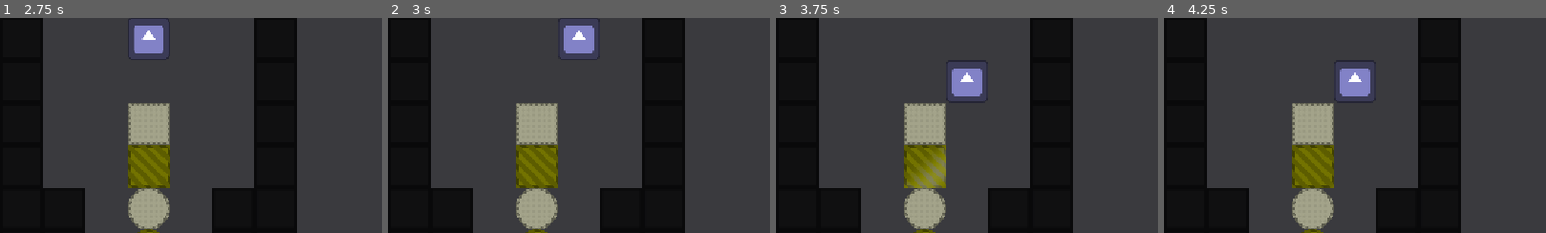
Above: before the commit, frames 1-4 (left to right).
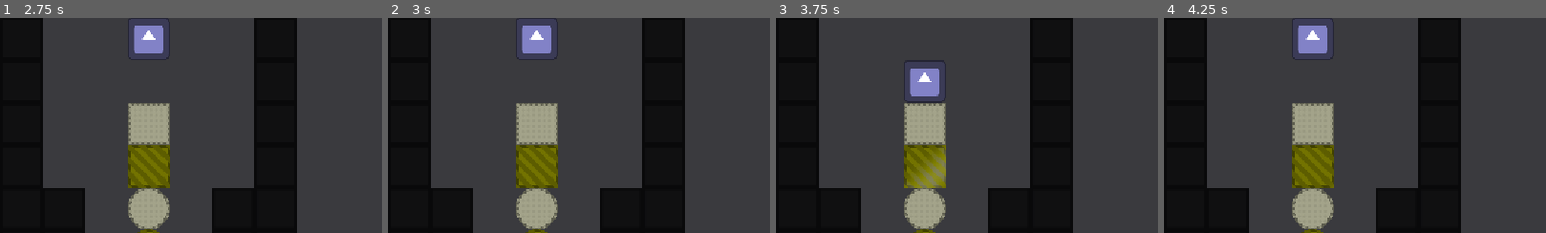
Above: after the commit, the same moments.

Repository: NoveritaDev/Colourbind
Game: Godot game, scene res://scenes/ui/level_select.tscn
The game is run twice, just before and just after one commit, with the same random seed, the same clock (stepped at 60 frames per second) and the same inputs. The engine's default icon, where the game draws it, is replaced by a stand-in: a white triangle on a blue panel in a dark square.
Inputs (mouse positions are % of the whole screen's width and height, from its top left):
- Up to frame 1 (2.75 s): click "level_1.tscn" at 0.5 s; click (97, 5) at 1.25 s; click (44, 50) at 2 s
- Up to frame 2 (3 s): tap Enter at 2.75 s; hold D (move_right) from 2.78 s (still down); tap Z (undo, bound only after the commit) at 2.85 s
- Up to frame 3 (3.75 s): tap Space at 3.5 s; release D (move_right) at 3.53 s; hold S (move_down) from 3.53 s (still down); tap Tab (cycle_glint_target) at 3.6 s
- Up to frame 4 (4.25 s): keep holding S (move_down); tap Z (undo, bound only after the commit) at 3.8 s
The pictures show only the part of the screen within x 0-50%, y 10-60%; the shares and areas given below are measured in that part.

Frame 1 is identical in both runs. In frame 2, 2.0% of the frame differs, in the area x 35-54%, y 3-17%; in frame 3, 2.0%, in the area x 35-54%, y 23-37%; in frame 4, 2.0%.

Commit message:
Undo System
Created a system for undoing turns

Diff:
--- /dev/null
+++ b/assets/simulated_cvd_shaders/lms_tint.gdshader
@@ -0,0 +1,98 @@
+shader_type canvas_item;
+
+uniform sampler2D albedo_tex : source_color;
+uniform sampler2D pattern_tex_1 : source_color, hint_default_transparent, repeat_enable;
+uniform sampler2D pattern_tex_2 : source_color, hint_default_transparent, repeat_enable;
+
+instance uniform int pattern_index = 0;
+instance uniform vec3 tint = vec3(1.0, 1.0, 1.0);
+
+// https://mk.bcgsc.ca/colorblind/math.mhtml
+
+vec3 srgb_to_linear(vec3 c) {
+    return mix(
+        c / 12.92,
+        pow((c + 0.055) / 1.055, vec3(2.4)),
+        step(vec3(0.04045), c)
+    );
+}
+
+vec3 linear_to_xyz(vec3 c) {
+	mat3 to_xyz = transpose(mat3(
+        vec3(0.4124565, 0.3575761, 0.1804375),
+        vec3(0.2126729, 0.7151522, 0.0721750),
+        vec3(0.0193339, 0.1191920, 0.9503041)
+    ));
+	return to_xyz * c;
+}
+
+vec3 xyz_to_lms(vec3 c) {
+	mat3 to_lms = transpose(mat3(
+        vec3(0.4002, 0.7076, -0.0808),
+        vec3(-0.2263, 1.1653, 0.0457),
+        vec3(0, 0, 1)
+    ));
+
+	return to_lms * c;
+}
+
+vec3 lms_to_xyz(vec3 c) {
+	mat3 to_xyz = transpose(mat3(
+		vec3(1.8600666, -1.1294801, 0.2198983),
+		vec3(0.3612229, 0.6388043, 0),
+		vec3(0, 0, 1.089087)
+	));
+	return to_xyz * c;
+}
+
+vec3 xyz_to_linear(vec3 c) {
+	mat3 to_linear = transpose(mat3(
+		vec3(3.24045484, -1.5371389, -0.49853155),
+		vec3(-0.96926639, 1.8760109, 0.04155608),
+		vec3(0.05564342, -0.2040259, 1.05722516)
+	));
+	return to_linear * c;
+}
+
+// Convert Linear RGB to sRGB
+vec3 linear_to_srgb(vec3 c) {
+    return mix(
+        c * 12.92,
+        1.055 * pow(c, vec3(1.0 / 2.4)) - 0.055,
+        step(vec3(0.0031308), c)
+    );
+}
+
+void fragment() {
+	// Called for every pixel the material is visible on.
+	vec4 tex_colour = texture(albedo_tex, UV);
+
+	vec4 pattern_colour;
+	if (pattern_index == 1) {
+		pattern_colour = texture(pattern_tex_1, UV * .75);
+	}
+	else if (pattern_index == 2) {
+		pattern_colour = texture(pattern_tex_2, UV);
+	}
+	else {
+		pattern_colour = vec4(0);
+	}
+
+	vec3 pattern_colour_adj = .5 * (vec3(1) - pattern_colour.rgb);
+
+	//vec3 srgb_colour = tex_colour.rgb;
+	vec3 srgb_colour = mix(tex_colour.rgb, pattern_colour_adj, pattern_colour.a);
+
+	vec3 linear_rgb_colour = srgb_to_linear(srgb_colour);
+	vec3 xyz_colour = linear_to_xyz(linear_rgb_colour);
+	vec3 lms_colour = xyz_to_lms(xyz_colour);
+
+	lms_colour = lms_colour * tint;
+
+	xyz_colour = lms_to_xyz(lms_colour);
+	linear_rgb_colour = xyz_to_linear(xyz_colour);
+	srgb_colour = linear_to_srgb(linear_rgb_colour);
+
+	vec3 clamped_colour = clamp(srgb_colour, 0.0, 1.0);
+    COLOR = vec4(clamped_colour, tex_colour.a);
+}
--- a/project.godot
+++ b/project.godot
@@ -55,6 +55,11 @@
 "events": [Object(InputEventKey,"resource_local_to_scene":false,"resource_name":"","device":16,"window_id":0,"alt_press …(195 unchanged characters)…
 ]
 }
+undo={
+"deadzone": 0.2,
+"events": [Object(InputEventKey,"resource_local_to_scene":false,"resource_name":"","device":-1,"window_id":0,"alt_pressed":false,"shift_pressed":false,"ctrl_pressed":false,"meta_pressed":false,"pressed":false,"keycode":0,"physical_keycode":90,"key_label":0,"unicode":122,"location":0,"echo":false,"script":null)
+]
+}
 
 [physics]
 
--- a/scenes/game_objects/grid.gd
+++ b/scenes/game_objects/grid.gd
@@ -20,6 +20,7 @@
 
 var grid : Array[Cell]
 var buttons : Array[PushButton]
+var moveManager : MoveManager
 
 # Converts positions to 1D Array format
 func index(pos: Vector2i) -> int:
@@ -69,6 +70,18 @@
 	place_at(obj, new_pos)
 	obj.position = grid_to_world(new_pos)
 
+# Transport an object from one grid cell to another
+func move_by(obj: GameObject, dir: Vector2i) -> void:
+	var obj_pos := world_to_grid(obj.position)
+	var new_pos := obj_pos + dir
+	if new_pos.x < 0 || new_pos.x >= grid_width || new_pos.y < 0 || new_pos.y >= grid_height:
+		print("Attempting to move object outside of bounds, returning")
+		return
+
+	remove_at(obj, obj_pos)
+	place_at(obj, new_pos)
+	obj.position = grid_to_world(new_pos)
+
 # Recursive function to handle pushing "trains" of blocks
 # max_iters functions as the maximum boxes that can be pushed at once (-1 for infinite)
 func push(pos: Vector2i, dir: Vector2i, max_recurs: int) -> bool:
@@ -95,6 +108,7 @@
 
 	for obj in get_at(pos).objs:
 		if obj is Pushable:
+			moveManager.add_move(obj, dir)
 			move(obj, pos + dir)
 
 	# Only emit the signal to check at the end of the recursion
--- a/scenes/levels/level_1.tscn
+++ b/scenes/levels/level_1.tscn
@@ -10,6 +10,7 @@
 [ext_resource type="PackedScene" uid="uid://csfgkbaoyiysn" path="res://scenes/game_objects/SceneMaterialManager.tscn" id="7_s8va5"]
 [ext_resource type="Material" uid="uid://dw7qsca1f8d0m" path="res://assets/materials/colour_1.tres" id="8_dga24"]
 [ext_resource type="Material" uid="uid://bo5y7lsmqogf" path="res://assets/materials/colour_2.tres" id="9_qxy0u"]
+[ext_resource type="PackedScene" uid="uid://deoliglyr7slk" path="res://scenes/move_manager.tscn" id="11_excbq"]
 
 [node name="Level01" type="Node2D" unique_id=615450944]
 
@@ -53,3 +54,5 @@
 [node name="SceneMaterialManager" parent="." unique_id=964364232 instance=ExtResource("7_s8va5")]
 colour_1 = ExtResource("8_dga24")
 colour_2 = ExtResource("9_qxy0u")
+
+[node name="MoveManager" parent="." unique_id=957101793 instance=ExtResource("11_excbq")]
--- a/scenes/levels/level_2.tscn
+++ b/scenes/levels/level_2.tscn
@@ -11,6 +11,7 @@
 [ext_resource type="Material" uid="uid://bo5y7lsmqogf" path="res://assets/materials/colour_2.tres" id="9_brxtv"]
 [ext_resource type="Material" uid="uid://bqsdrlcsl08jx" path="res://assets/materials/colour_3.tres" id="10_tv7cl"]
 [ext_resource type="PackedScene" uid="uid://2gww3woy0ukh" path="res://scenes/game_objects/cvd_camera.tscn" id="11_nt80m"]
+[ext_resource type="PackedScene" uid="uid://deoliglyr7slk" path="res://scenes/move_manager.tscn" id="12_brxtv"]
 
 [node name="Level01" type="Node2D" unique_id=615450944]
 
@@ -62,3 +63,5 @@
 colour_1 = ExtResource("8_nt80m")
 colour_2 = ExtResource("9_brxtv")
 colour_3 = ExtResource("10_tv7cl")
+
+[node name="MoveManager" parent="." unique_id=957101793 instance=ExtResource("12_brxtv")]
--- a/scenes/levels/level_3.tscn
+++ b/scenes/levels/level_3.tscn
@@ -11,6 +11,7 @@
 [ext_resource type="Material" uid="uid://dw7qsca1f8d0m" path="res://assets/materials/colour_1.tres" id="9_qi5uv"]
 [ext_resource type="Material" uid="uid://bo5y7lsmqogf" path="res://assets/materials/colour_2.tres" id="10_f6egh"]
 [ext_resource type="Material" uid="uid://bqsdrlcsl08jx" path="res://assets/materials/colour_3.tres" id="11_t4txi"]
+[ext_resource type="PackedScene" uid="uid://deoliglyr7slk" path="res://scenes/move_manager.tscn" id="12_qi5uv"]
 
 [node name="Level01" type="Node2D" unique_id=615450944]
 
@@ -86,3 +87,5 @@
 colour_1 = ExtResource("9_qi5uv")
 colour_2 = ExtResource("10_f6egh")
 colour_3 = ExtResource("11_t4txi")
+
+[node name="MoveManager" parent="." unique_id=957101793 instance=ExtResource("12_qi5uv")]
--- a/scenes/levels/level_4.tscn
+++ b/scenes/levels/level_4.tscn
@@ -10,6 +10,7 @@
 [ext_resource type="PackedScene" uid="uid://cuqomjcc84dsx" path="res://scenes/game_objects/box.tscn" id="5_yklhy"]
 [ext_resource type="PackedScene" uid="uid://c8tvnqlumv3n7" path="res://scenes/ui/hud.tscn" id="6_o4ql5"]
 [ext_resource type="PackedScene" uid="uid://2gww3woy0ukh" path="res://scenes/game_objects/cvd_camera.tscn" id="7_keemd"]
+[ext_resource type="PackedScene" uid="uid://deoliglyr7slk" path="res://scenes/move_manager.tscn" id="11_4wsov"]
 
 [node name="Level01" type="Node2D" unique_id=615450944]
 
@@ -52,3 +53,5 @@
 [node name="SceneMaterialManager" parent="." unique_id=964364232 instance=ExtResource("1_um320")]
 colour_1 = ExtResource("2_glw47")
 colour_2 = ExtResource("3_4wsov")
+
+[node name="MoveManager" parent="." unique_id=957101793 instance=ExtResource("11_4wsov")]
--- a/scenes/levels/level_5.tscn
+++ b/scenes/levels/level_5.tscn
@@ -11,6 +11,7 @@
 [ext_resource type="Material" uid="uid://dw7qsca1f8d0m" path="res://assets/materials/colour_1.tres" id="9_6xwso"]
 [ext_resource type="Material" uid="uid://bo5y7lsmqogf" path="res://assets/materials/colour_2.tres" id="10_5ke18"]
 [ext_resource type="Material" uid="uid://bqsdrlcsl08jx" path="res://assets/materials/colour_3.tres" id="11_j14br"]
+[ext_resource type="PackedScene" uid="uid://deoliglyr7slk" path="res://scenes/move_manager.tscn" id="12_6xwso"]
 
 [node name="Level01" type="Node2D" unique_id=615450944]
 
@@ -62,3 +63,5 @@
 colour_1 = ExtResource("9_6xwso")
 colour_2 = ExtResource("10_5ke18")
 colour_3 = ExtResource("11_j14br")
+
+[node name="MoveManager" parent="." unique_id=957101793 instance=ExtResource("12_6xwso")]
--- a/scenes/levels/tutorial_1.tscn
+++ b/scenes/levels/tutorial_1.tscn
@@ -11,6 +11,7 @@
 [ext_resource type="Material" uid="uid://dw7qsca1f8d0m" path="res://assets/materials/colour_1.tres" id="9_60quq"]
 [ext_resource type="Material" uid="uid://bo5y7lsmqogf" path="res://assets/materials/colour_2.tres" id="10_scoxs"]
 [ext_resource type="FontFile" uid="uid://b5bn34o3h4i00" path="res://assets/fonts/OpenDyslexic-Regular.otf" id="11_wmwcy"]
+[ext_resource type="PackedScene" uid="uid://deoliglyr7slk" path="res://scenes/move_manager.tscn" id="12_7m4mt"]
 
 [sub_resource type="LabelSettings" id="LabelSettings_wbwik"]
 font = ExtResource("11_wmwcy")
@@ -61,3 +62,5 @@
 using WASD or the arrow
 keys!"
 label_settings = SubResource("LabelSettings_wbwik")
+
+[node name="MoveManager" parent="." unique_id=957101793 instance=ExtResource("12_7m4mt")]
--- a/scenes/levels/tutorial_2.tscn
+++ b/scenes/levels/tutorial_2.tscn
@@ -11,6 +11,7 @@
 [ext_resource type="Material" uid="uid://dw7qsca1f8d0m" path="res://assets/materials/colour_1.tres" id="9_1f7ls"]
 [ext_resource type="Material" uid="uid://bo5y7lsmqogf" path="res://assets/materials/colour_2.tres" id="10_xdv4t"]
 [ext_resource type="FontFile" uid="uid://b5bn34o3h4i00" path="res://assets/fonts/OpenDyslexic-Regular.otf" id="11_p23lr"]
+[ext_resource type="PackedScene" uid="uid://deoliglyr7slk" path="res://scenes/move_manager.tscn" id="12_y53a8"]
 
 [sub_resource type="LabelSettings" id="LabelSettings_y53a8"]
 font = ExtResource("11_p23lr")
@@ -58,3 +59,5 @@
 offset_bottom = 397.0
 text = "You can walk over buttons!"
 label_settings = SubResource("LabelSettings_y53a8")
+
+[node name="MoveManager" parent="." unique_id=957101793 instance=ExtResource("12_y53a8")]
--- a/scenes/levels/tutorial_3.tscn
+++ b/scenes/levels/tutorial_3.tscn
@@ -11,6 +11,7 @@
 [ext_resource type="Material" uid="uid://dw7qsca1f8d0m" path="res://assets/materials/colour_1.tres" id="9_n8qik"]
 [ext_resource type="Material" uid="uid://bo5y7lsmqogf" path="res://assets/materials/colour_2.tres" id="10_i845v"]
 [ext_resource type="FontFile" uid="uid://b5bn34o3h4i00" path="res://assets/fonts/OpenDyslexic-Regular.otf" id="11_t0b5y"]
+[ext_resource type="PackedScene" uid="uid://deoliglyr7slk" path="res://scenes/move_manager.tscn" id="12_xq3uu"]
 
 [sub_resource type="LabelSettings" id="LabelSettings_xq3uu"]
 font = ExtResource("11_t0b5y")
@@ -68,3 +69,5 @@
 matching box on it to finish
 the level!"
 label_settings = SubResource("LabelSettings_xq3uu")
+
+[node name="MoveManager" parent="." unique_id=957101793 instance=ExtResource("12_xq3uu")]
--- a/scenes/levels/tutorial_4.tscn
+++ b/scenes/levels/tutorial_4.tscn
@@ -11,6 +11,7 @@
 [ext_resource type="Material" uid="uid://dw7qsca1f8d0m" path="res://assets/materials/colour_1.tres" id="9_sxkg3"]
 [ext_resource type="Material" uid="uid://bo5y7lsmqogf" path="res://assets/materials/colour_2.tres" id="10_nphc1"]
 [ext_resource type="FontFile" uid="uid://b5bn34o3h4i00" path="res://assets/fonts/OpenDyslexic-Regular.otf" id="11_7h8fy"]
+[ext_resource type="PackedScene" uid="uid://deoliglyr7slk" path="res://scenes/move_manager.tscn" id="12_8dg0y"]
 
 [sub_resource type="LabelSettings" id="LabelSettings_8dg0y"]
 font = ExtResource("11_7h8fy")
@@ -67,3 +68,5 @@
 text = "Boxes can be pushed over
 other types of buttons!"
 label_settings = SubResource("LabelSettings_8dg0y")
+
+[node name="MoveManager" parent="." unique_id=957101793 instance=ExtResource("12_8dg0y")]
--- a/scenes/levels/tutorial_5.tscn
+++ b/scenes/levels/tutorial_5.tscn
@@ -11,6 +11,7 @@
 [ext_resource type="Material" uid="uid://dw7qsca1f8d0m" path="res://assets/materials/colour_1.tres" id="9_gfh52"]
 [ext_resource type="Material" uid="uid://bo5y7lsmqogf" path="res://assets/materials/colour_2.tres" id="10_xu2bq"]
 [ext_resource type="FontFile" uid="uid://b5bn34o3h4i00" path="res://assets/fonts/OpenDyslexic-Regular.otf" id="11_3xk7o"]
+[ext_resource type="PackedScene" uid="uid://deoliglyr7slk" path="res://scenes/move_manager.tscn" id="12_cgg5j"]
 
 [sub_resource type="LabelSettings" id="LabelSettings_cgg5j"]
 font = ExtResource("11_3xk7o")
@@ -67,3 +68,5 @@
 text = "A box can be moved even if it
 is on the correct type of button!"
 label_settings = SubResource("LabelSettings_cgg5j")
+
+[node name="MoveManager" parent="." unique_id=957101793 instance=ExtResource("12_cgg5j")]
--- /dev/null
+++ b/scenes/move_manager.gd
@@ -0,0 +1,41 @@
+class_name MoveManager
+extends Node
+
+class Move:
+	func _init(o: GameObject, d: Vector2i) -> void:
+		obj = o
+		dir = d
+
+	var obj : GameObject
+	var dir : Vector2i
+
+class Turn:
+	var moves : Array[Move]
+
+var turnList : Array[Turn]
+
+func add_turn() -> void:
+	turnList.append(Turn.new())
+
+func add_move(obj: GameObject, dir: Vector2) -> void:
+	if turnList.size() == 0:
+		print("Attempted to add move with empty turn list")
+		return
+
+	turnList[turnList.size() - 1].moves.append(Move.new(obj, dir))
+
+func undo() -> void: # Might need to reverse the order in which the moves are undone
+	if turnList.size() == 0:
+		print("Attempted to undo when with empty turn list")
+		return
+	var grid := GameObject.GRID
+	var lastTurn : Turn = turnList.pop_back()
+
+	for move in lastTurn.moves:
+		grid.move_by(move.obj, -move.dir)
+		print(move.obj)
+		print(move.dir)
+
+
+func _ready() -> void:
+	GameObject.GRID.moveManager = self
--- /dev/null
+++ b/scenes/move_manager.tscn
@@ -0,0 +1,6 @@
+[gd_scene format=3 uid="uid://deoliglyr7slk"]
+
+[ext_resource type="Script" uid="uid://ebasxxs40e1" path="res://scenes/move_manager.gd" id="1_hn7r3"]
+
+[node name="MoveManager" type="Node" unique_id=957101793]
+script = ExtResource("1_hn7r3")
--- a/scenes/player.gd
+++ b/scenes/player.gd
@@ -4,7 +4,9 @@
 
 func move(dir: Vector2i) -> void:
 	var pos := GRID.world_to_grid(position)
+	GRID.moveManager.add_turn()
 	if GRID.push(pos + dir, dir, Pushable.MAX_PUSH_COUNT):
+		GRID.moveManager.add_move(self, dir)
 		GRID.move(self, pos + dir)
 
 
@@ -17,3 +19,5 @@
 		move(Vector2i.LEFT)
 	if Input.is_action_just_pressed("move_right"):
 		move(Vector2i.RIGHT)
+	if Input.is_action_just_pressed("undo"):
+		GRID.moveManager.undo()
Not shown, added: PC.png.import
Not shown, added: assets/simulated_cvd_shaders/lms_tint.gdshader.uid
Not shown, added: scenes/move_manager.gd.uid
